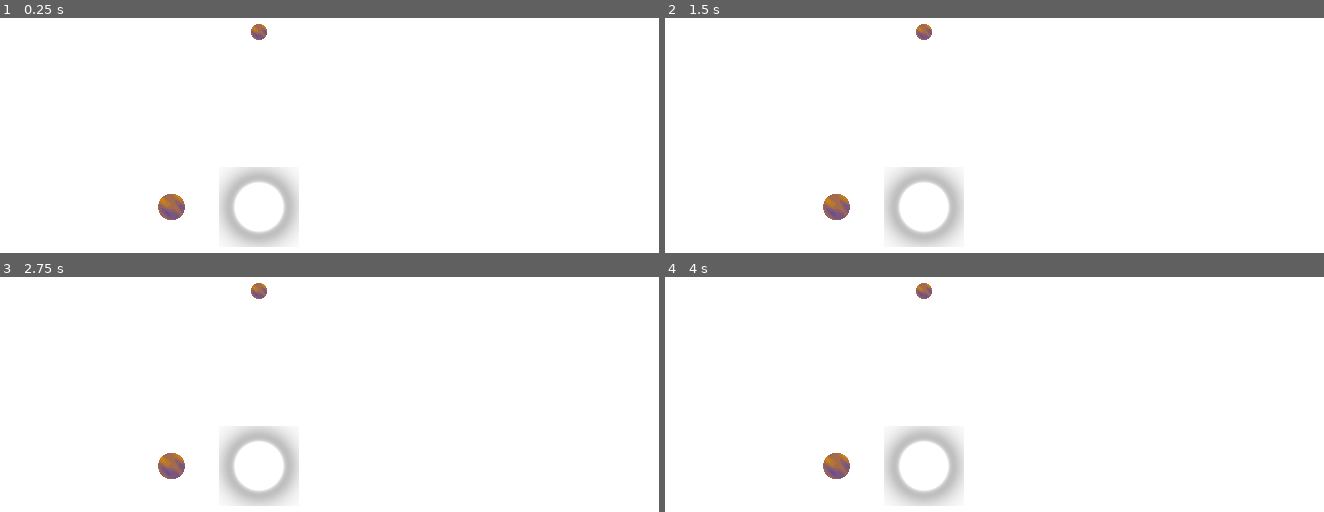
Above: before the commit, frames 1-4 (two rows, left to right).
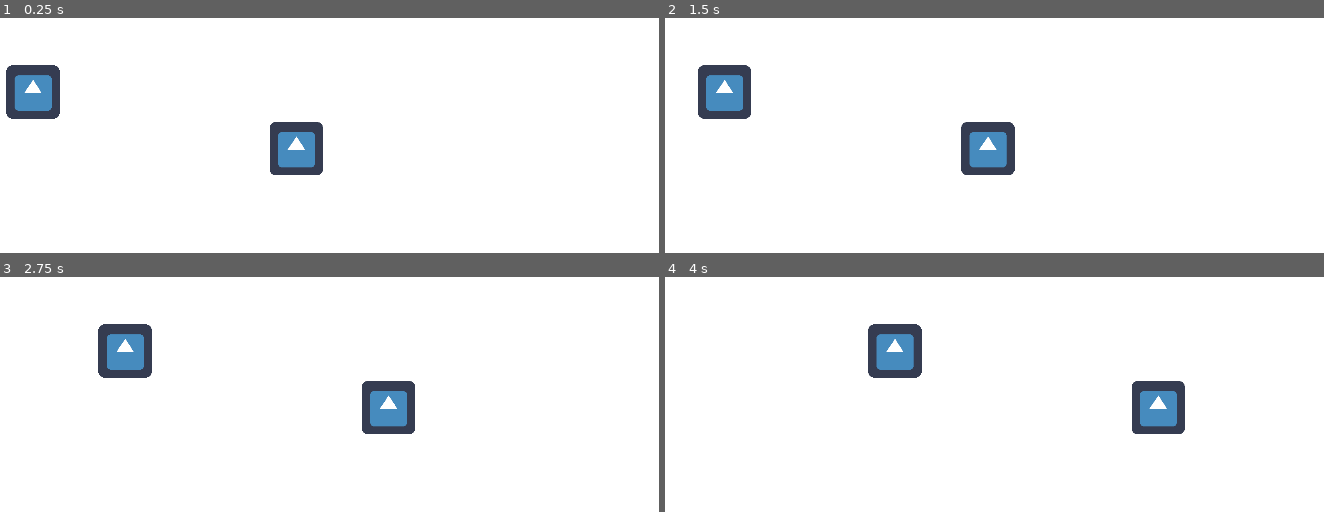
Above: after the commit, the same moments.

Repository: dfm/usps
Game: Godot game, scene res://src/Main.tscn
Two runs of this game, one before a commit and one after it. Both use one fixed random seed, a clock stepped at 60 frames per second and the inputs below. Before the commit the project starts from res://scenes/Simulation.tscn. The engine's default icon, where the game draws it, is replaced by a stand-in: a white triangle on a blue panel in a dark square.
Inputs:
- Up to frame 1 (0.25 s): no input
- Up to frame 2 (1.5 s): no input
- Up to frame 3 (2.75 s): no input
- Up to frame 4 (4 s): no input

The runs differ from the first frame. In frame 1, 6.2% of the frame differs, in the area x 0-50%, y 2-98%; in frame 2, 6.2%, in the area x 5-54%, y 2-98%; in frame 3, 6.2%; in frame 4, 6.2%.
Error before the commit: Attempt to call function 'new' in base 'null instance' on a null instance. (res://src/Simulation.gd:3)

Commit message:
cleaning up

Diff:
--- a/project.godot
+++ b/project.godot
@@ -8,15 +8,26 @@
 
 config_version=4
 
-_global_script_classes=[  ]
+_global_script_classes=[ {
+"base": "RigidBody2D",
+"class": "GravitationalBody",
+"language": "GDScript",
+"path": "res://src/actors/GravitationalBody.gd"
+}, {
+"base": "Node2D",
+"class": "Simulation",
+"language": "GDScript",
+"path": "res://src/Simulation.gd"
+} ]
 _global_script_class_icons={
-
+"GravitationalBody": "",
+"Simulation": ""
 }
 
 [application]
 
 config/name="usps"
-run/main_scene="res://scenes/Simulation.tscn"
+run/main_scene="res://src/Main.tscn"
 config/icon="res://icon.png"
 
 [display]
@@ -32,6 +43,11 @@
 
 theme/use_hidpi=true
 
+[physics]
+
+common/physics_jitter_fix=0.0
+common/physics_fps.OSX=60
+
 [rendering]
 
 environment/default_clear_color=Color( 1, 1, 1, 1 )
--- a/scenes/Actors/Planet.tscn
+++ /dev/null
@@ -1,32 +0,0 @@
-[gd_scene load_steps=6 format=2]
-
-[ext_resource path="res://src/Planet.gd" type="Script" id=1]
-[ext_resource path="res://icon.png" type="Texture" id=2]
-[ext_resource path="res://shaders/Planet.shader" type="Shader" id=3]
-
-[sub_resource type="CircleShape2D" id=1]
-
-[sub_resource type="ShaderMaterial" id=3]
-shader = ExtResource( 3 )
-shader_param/color1 = Vector3( 0.8, 0.5, 0.1 )
-shader_param/color2 = Vector3( 0.4, 0.3, 0.6 )
-shader_param/quant = 5.0
-shader_param/a1 = 1.0
-shader_param/b1 = 5.0
-shader_param/c1 = 1.0
-shader_param/a2 = 0.3
-shader_param/b2 = -12.0
-shader_param/c2 = 17.0
-shader_param/a3 = 0.8
-shader_param/b3 = 10.0
-shader_param/c3 = -7.0
-
-[node name="Planet" type="KinematicBody2D"]
-script = ExtResource( 1 )
-
-[node name="CollisionShape2D" type="CollisionShape2D" parent="."]
-shape = SubResource( 1 )
-
-[node name="icon" type="Sprite" parent="."]
-material = SubResource( 3 )
-texture = ExtResource( 2 )
--- a/scenes/Actors/Star.tscn
+++ /dev/null
@@ -1,24 +0,0 @@
-[gd_scene load_steps=6 format=2]
-
-[ext_resource path="res://src/Planet.gd" type="Script" id=1]
-[ext_resource path="res://icon.png" type="Texture" id=2]
-[ext_resource path="res://shaders/Star.shader" type="Shader" id=3]
-
-[sub_resource type="CircleShape2D" id=1]
-
-[sub_resource type="ShaderMaterial" id=3]
-shader = ExtResource( 3 )
-shader_param/core_color = Vector3( 1, 1, 1 )
-shader_param/halo_color = Vector3( 1, 1, 1 )
-shader_param/core_radius = 0.3
-shader_param/falloff_scale = 0.1
-
-[node name="Star" type="KinematicBody2D"]
-script = ExtResource( 1 )
-
-[node name="CollisionShape2D" type="CollisionShape2D" parent="."]
-shape = SubResource( 1 )
-
-[node name="icon" type="Sprite" parent="."]
-material = SubResource( 3 )
-texture = ExtResource( 2 )
--- a/scenes/SceneTree.tscn
+++ /dev/null
@@ -1,84 +0,0 @@
-[gd_scene load_steps=13 format=2]
-
-[ext_resource path="res://shaders/Stars.shader" type="Shader" id=1]
-[ext_resource path="res://shaders/Nebulae.shader" type="Shader" id=2]
-
-[sub_resource type="ShaderMaterial" id=1]
-shader = ExtResource( 1 )
-
-[sub_resource type="OpenSimplexNoise" id=2]
-seed = 6
-octaves = 8
-period = 0.1
-lacunarity = 0.1
-
-[sub_resource type="NoiseTexture" id=3]
-width = 1920
-height = 1080
-noise = SubResource( 2 )
-
-[sub_resource type="OpenSimplexNoise" id=4]
-seed = 4839
-octaves = 5
-period = 200.0
-
-[sub_resource type="NoiseTexture" id=5]
-width = 1080
-height = 1080
-seamless = true
-noise = SubResource( 4 )
-
-[sub_resource type="ShaderMaterial" id=6]
-shader = ExtResource( 2 )
-shader_param/neb_steps = 2
-shader_param/neb_factor = 0.2
-shader_param/neb_scale = 0.2
-shader_param/neb_density = 0.1
-shader_param/neb_falloff = 4.0
-shader_param/neb_color = Vector3( 0.3, 0.8, 0.1 )
-shader_param/neb_offset = Vector2( 0.1, -0.3 )
-shader_param/noise_source = SubResource( 5 )
-
-[sub_resource type="ImageTexture" id=7]
-size = Vector2( 1920, 1080 )
-
-[sub_resource type="OpenSimplexNoise" id=8]
-seed = 948
-octaves = 5
-period = 200.0
-
-[sub_resource type="NoiseTexture" id=9]
-width = 1080
-height = 1080
-seamless = true
-noise = SubResource( 8 )
-
-[sub_resource type="ShaderMaterial" id=10]
-shader = ExtResource( 2 )
-shader_param/neb_steps = 3
-shader_param/neb_factor = 0.2
-shader_param/neb_scale = 0.15
-shader_param/neb_density = 0.1
-shader_param/neb_falloff = 5.0
-shader_param/neb_color = Vector3( 0.9, 0.3, 0.5 )
-shader_param/neb_offset = Vector2( 0.56, -0.3 )
-shader_param/noise_source = SubResource( 9 )
-
-[node name="SceneTree" type="Node2D"]
-
-[node name="Stars" type="Sprite" parent="."]
-material = SubResource( 1 )
-texture = SubResource( 3 )
-centered = false
-
-[node name="Nebulae" type="Sprite" parent="."]
-visible = false
-material = SubResource( 6 )
-texture = SubResource( 7 )
-centered = false
-
-[node name="Nebulae2" type="Sprite" parent="."]
-visible = false
-material = SubResource( 10 )
-texture = SubResource( 7 )
-centered = false
--- a/scenes/Simulation.tscn
+++ /dev/null
@@ -1,29 +0,0 @@
-[gd_scene load_steps=4 format=2]
-
-[ext_resource path="res://src/Simulation.gd" type="Script" id=1]
-[ext_resource path="res://scenes/Actors/Planet.tscn" type="PackedScene" id=2]
-[ext_resource path="res://scenes/Actors/Star.tscn" type="PackedScene" id=4]
-
-[node name="Simulation" type="Node2D"]
-script = ExtResource( 1 )
-time_factor = 10.0
-num_leapfrog = 1
-
-[node name="Planets" type="Node2D" parent="."]
-
-[node name="Star" parent="Planets" instance=ExtResource( 4 )]
-position = Vector2( 960, 540 )
-scale = Vector2( 1.5, 1.5 )
-mass = 10.0
-
-[node name="Planet" parent="Planets" instance=ExtResource( 2 )]
-position = Vector2( 750, 540 )
-scale = Vector2( 0.5, 0.5 )
-mass = 0.1
-velocity = Vector2( 0, 15 )
-
-[node name="Planet2" parent="Planets" instance=ExtResource( 2 )]
-position = Vector2( 960, 120 )
-scale = Vector2( 0.3, 0.3 )
-mass = 0.1
-velocity = Vector2( 10, 0 )
--- a/shaders/Nebulae.shader
+++ /dev/null
@@ -1,43 +0,0 @@
-// ref: https://wwwtyro.net/2016/10/22/2D-space-scene-procgen.html
-
-shader_type canvas_item;
-
-uniform sampler2D noise_source;
-uniform int neb_steps;
-uniform float neb_factor;
-uniform float neb_scale;
-uniform float neb_density;
-uniform float neb_falloff;
-uniform vec3 neb_color;
-uniform vec2 neb_offset;
-
-float normalnoise(vec2 p) {
-  return texture(noise_source, p).r * 0.5 + 0.5;
-}
-
-float noise(vec2 p) {
-  p += neb_offset;
-
-  float scale = pow(2.0, float(neb_steps));
-  float displace = 0.0;
-
-  for (int i = 0; i < neb_steps; i++) {
-    displace = normalnoise(p * scale + displace);
-    scale *= 0.5;
-  }
-
-  return normalnoise(p + displace);
-}
-
-void fragment() {
-  float n = noise(UV * neb_scale);
-  n = pow(n + neb_density, neb_falloff);
-  COLOR = vec4(neb_color, neb_factor * n);
-}
-
-// void fragment() {
-//   COLOR = texture(TEXTURE, UV);
-//   if (COLOR[0] < 0.8) {
-//     COLOR = vec4(0.0,0.0,0.0,1.0);
-//   }
-// }
--- a/shaders/Planet.shader
+++ /dev/null
@@ -1,38 +0,0 @@
-shader_type canvas_item;
-
-uniform vec3 color1;
-uniform vec3 color2;
-
-uniform float quant;
-
-uniform float a1;
-uniform float b1;
-uniform float c1;
-
-uniform float a2;
-uniform float b2;
-uniform float c2;
-
-uniform float a3;
-uniform float b3;
-uniform float c3;
-
-void fragment() {
-    vec2 v = UV - vec2(0.5, 0.5);
-    float r = length(v);
-    if (r < 0.5) {
-        float x = v.x;
-        float z = v.y;
-        float y = sqrt(1.0 - x * x - z * z);
-        float phi = atan(y, x);
-        float theta = acos(z);
-        float amp = a1 * (0.5 + 0.5 * sin(b1 * theta + c1 * phi));
-        amp += a2 * (0.5 + 0.5 * sin(b2 * theta + c2 * phi));
-        amp += a3 * (0.5 + 0.5 * sin(b3 * theta + c3 * phi));
-        amp /= (a1 + a2 + a3);
-        amp = round(quant * amp) / quant;
-        COLOR = vec4(mix(color1, color2, amp), 1.0);
-    } else {
-        COLOR = vec4(0, 0, 0, 0);
-    }
-}
--- a/shaders/Star.shader
+++ /dev/null
@@ -1,19 +0,0 @@
-shader_type canvas_item;
-
-uniform vec3 core_color;
-uniform vec3 halo_color;
-
-uniform float core_radius;
-uniform float falloff_scale;
-
-void fragment() {
-    vec2 v = UV - vec2(0.5, 0.5);
-    float r = length(v);
-    if (r < core_radius) {
-        COLOR = vec4(core_color, 1.0);
-    } else {
-        float fraction = 1.0 - exp(-(r - core_radius) / falloff_scale);
-        vec3 result = mix(core_color, halo_color, fraction);
-        COLOR = mix(vec4(result, 1.0), vec4(0, 0, 0, 0), fraction);
-    }
-}
--- a/shaders/Stars.shader
+++ /dev/null
@@ -1,8 +0,0 @@
-shader_type canvas_item;
-
-void fragment() {
-  COLOR = texture(TEXTURE, UV);
-  if (COLOR[0] < 0.8) {
-    COLOR = vec4(0.0,0.0,0.0,1.0);
-  }
-}
--- /dev/null
+++ b/src/Main.gd
@@ -0,0 +1,17 @@
+extends Node2D
+
+
+# Declare member variables here. Examples:
+# var a: int = 2
+# var b: String = "text"
+
+
+# Called when the node enters the scene tree for the first time.
+func _ready() -> void:
+    pass
+    # get_node("/root/Simulation").do_setup()
+
+
+# Called every frame. 'delta' is the elapsed time since the previous frame.
+#func _process(delta: float) -> void:
+#    pass
--- /dev/null
+++ b/src/Main.tscn
@@ -0,0 +1,18 @@
+[gd_scene load_steps=4 format=2]
+
+[ext_resource path="res://src/actors/GravitationalBody.tscn" type="PackedScene" id=1]
+[ext_resource path="res://src/Simulation.gd" type="Script" id=2]
+[ext_resource path="res://src/Simulation.tscn" type="PackedScene" id=3]
+
+[node name="Main" type="Node2D"]
+script = ExtResource( 2 )
+
+[node name="Simulation" parent="." instance=ExtResource( 3 )]
+
+[node name="Body1" parent="Simulation" instance=ExtResource( 1 )]
+position = Vector2( 416, 264 )
+mass = 10.0
+
+[node name="Body2" parent="Simulation" instance=ExtResource( 1 )]
+position = Vector2( 1048, 400 )
+mass = 100.0
--- a/src/Simulation.gd
+++ b/src/Simulation.gd
@@ -1,6 +1,7 @@
+class_name Simulation
 extends Node2D
 
-var integrator = load("res://bin/integrator.gdns").new()
+# var integrator = load("res://bin/integrator.gdns").new()
 
 # Newton's constant in pixels^3 / (mass_unit * seconds^2)
 export(float) var grav = 5000
@@ -12,32 +13,30 @@
 export(float) var softening_length = 0.1
 
 # The number of leapfrog steps per frame
-export(int) var num_leapfrog = 3
+export(int) var num_leapfrog = 1
 
-var bodies = []
-
+var bodies: = []
 
 func _ready():
-    integrator.grav = grav
-    integrator.time_factor = time_factor
-    integrator.softening_length = softening_length
-    integrator.num_leapfrog = num_leapfrog
+    # integrator.grav = grav
+    # integrator.time_factor = time_factor
+    # integrator.softening_length = softening_length
+    # integrator.num_leapfrog = num_leapfrog
+    for body in get_children():
+        if not body is GravitationalBody:
+            continue
+        bodies.push_back(body)
 
-    for body in get_node("Planets").get_children():
-        bodies.push_back(body)
-        integrator.add_body(body.mass, body.position, body.velocity)
-
-    set_process(true)
-
-
-func _process(delta):
-    if len(bodies) == 0:
-        return
-
-    var result = integrator.integrate(delta)
-    var positions = result[0]
-    var velocities = result[1]
-
-    for i in range(len(bodies)):
-        bodies[i].position = positions[i]
-        bodies[i].velocity = velocities[i]
+func _integrate_forces(state: Physics2DDirectBodyState) -> void:
+    pass
+    # for body in bodies:
+    #     body.linear_velocity.x += 1.0
+    # integrator.reset()
+    # for body in bodies:
+    #     integrator.add_body(body.get_instance_id(), body.mass, body.transform.origin, body.linear_velocity)
+    # var results = integrator.integrate(state.get_step())
+    # var final_positions = results[0]
+    # var final_velocities = results[1]
+    # for n in range(len(bodies)):
+    #     # bodies[n].transform.origin = final_positions[n]
+    #     bodies[n].linear_velocity = final_velocities[n]
--- /dev/null
+++ b/src/Simulation.tscn
@@ -0,0 +1,14 @@
+[gd_scene load_steps=3 format=2]
+
+[ext_resource path="res://src/Simulation.gd" type="Script" id=1]
+
+[sub_resource type="CircleShape2D" id=1]
+
+[node name="Simulation" type="RigidBody2D"]
+custom_integrator = true
+script = ExtResource( 1 )
+softening_length = 100.0
+
+[node name="CollisionShape2D" type="CollisionShape2D" parent="."]
+shape = SubResource( 1 )
+disabled = true
--- /dev/null
+++ b/src/actors/GravitationalBody.gd
@@ -0,0 +1,19 @@
+class_name GravitationalBody
+extends RigidBody2D
+
+var instance_id: int = 0
+# var simulation: Simulation = null
+
+func _ready() -> void:
+    instance_id = get_instance_id()
+    # simulation = get_node("/root/Simulation")
+
+func _integrate_forces(state: Physics2DDirectBodyState) -> void:
+    state.linear_velocity.x += 1.0
+#     return
+#     if simulation == null or instance_id == 0:
+#         return
+#     # print(simulation.integrator.get_position_for_id(instance_id))
+#     var transform = state.get_transform()
+#     transform.origin = simulation.integrator.get_position_for_id(instance_id)
+#     state.set_transform(transform)
--- /dev/null
+++ b/src/actors/GravitationalBody.tscn
@@ -0,0 +1,19 @@
+[gd_scene load_steps=4 format=2]
+
+[ext_resource path="res://src/actors/GravitationalBody.gd" type="Script" id=1]
+[ext_resource path="res://icon.png" type="Texture" id=2]
+
+[sub_resource type="CircleShape2D" id=1]
+radius = 64.4981
+
+[node name="GravitationalBody" type="RigidBody2D"]
+collision_layer = 0
+collision_mask = 0
+custom_integrator = true
+script = ExtResource( 1 )
+
+[node name="icon" type="Sprite" parent="."]
+texture = ExtResource( 2 )
+
+[node name="CollisionShape2D" type="CollisionShape2D" parent="."]
+shape = SubResource( 1 )
Not shown, changed: src/integrator.cpp
Not shown, changed: src/integrator.h
